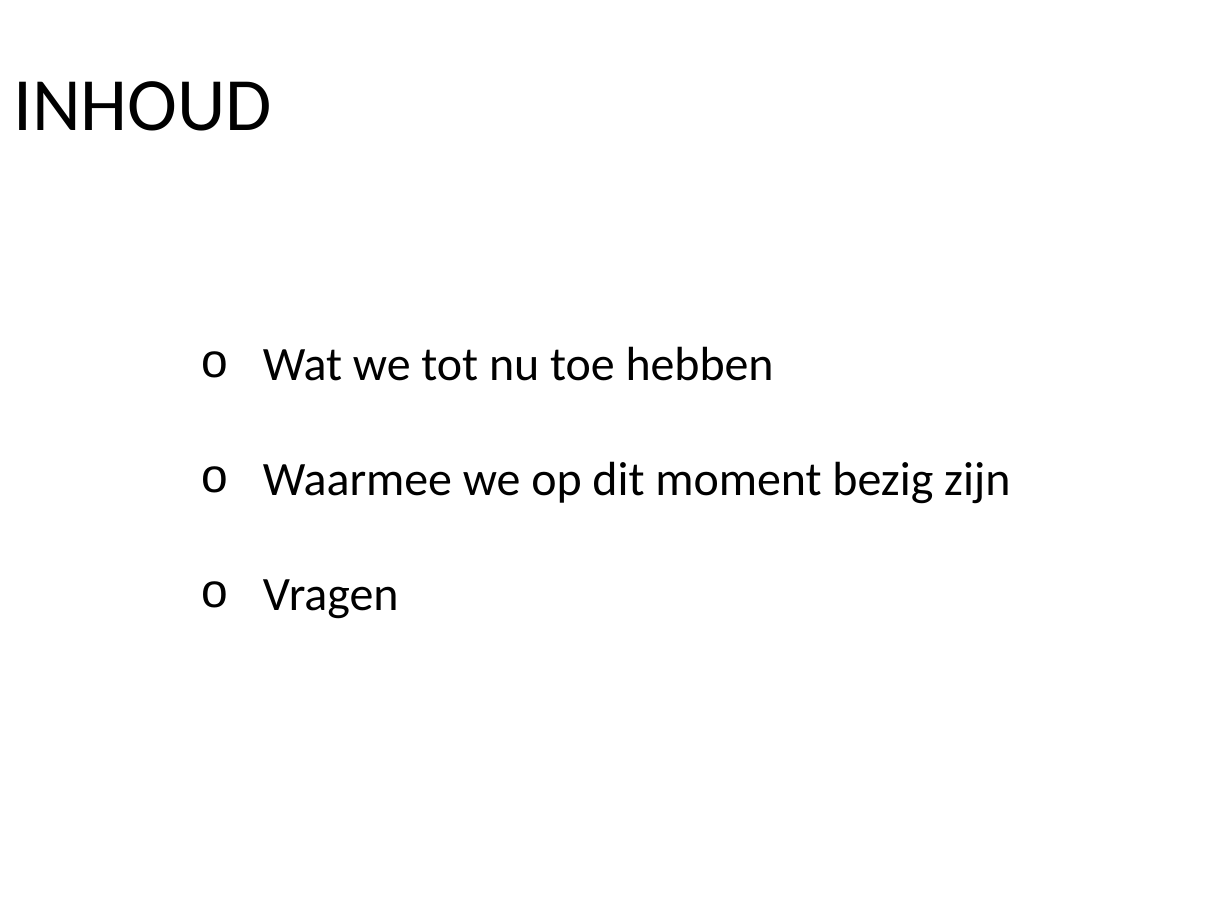
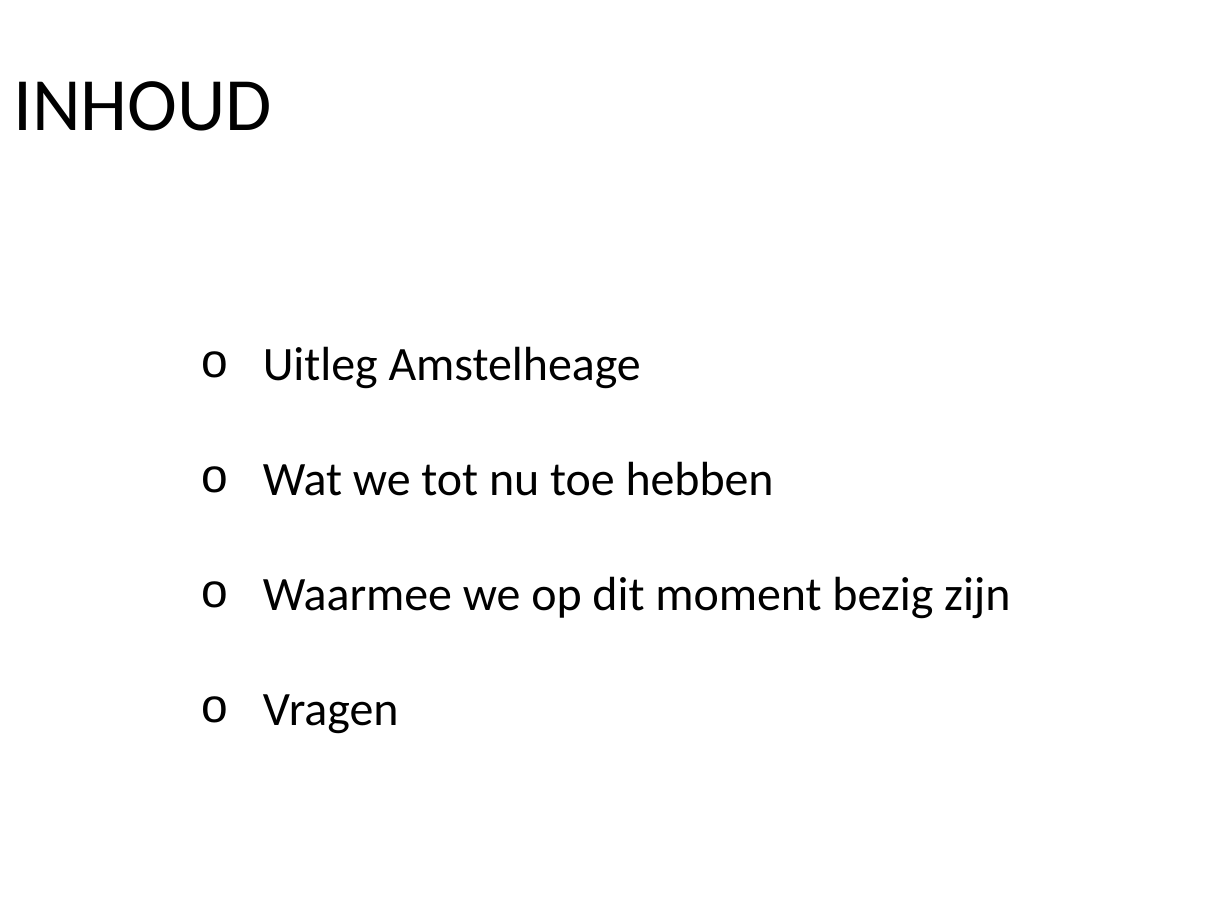
Before and after one commit to Duncannn/ProgrammeerTheorie, a slide deck: slide 2 of docs/Amstelhaege.pptx. Drawn at 1232x924 pixels with LibreOffice and Linux fonts; fonts in the diff are those of the drawing; background and template pictures are left out. Boxes give left, top, right and bottom in pixels: in the first picture for what was removed or moved away, otherwise in the second. Text is boxed around its words. In the diff, an @@ line names an element or a change of style, - is before the commit and + after.

```diff
--- a/docs/Amstelhaege.pptx
+++ b/docs/Amstelhaege.pptx
@@ text at bbox=[263, 346, 641, 389]: paragraph added @@
+o Uitleg Amstelheage
```
Also in this commit, not shown: 4 other slides changed.
